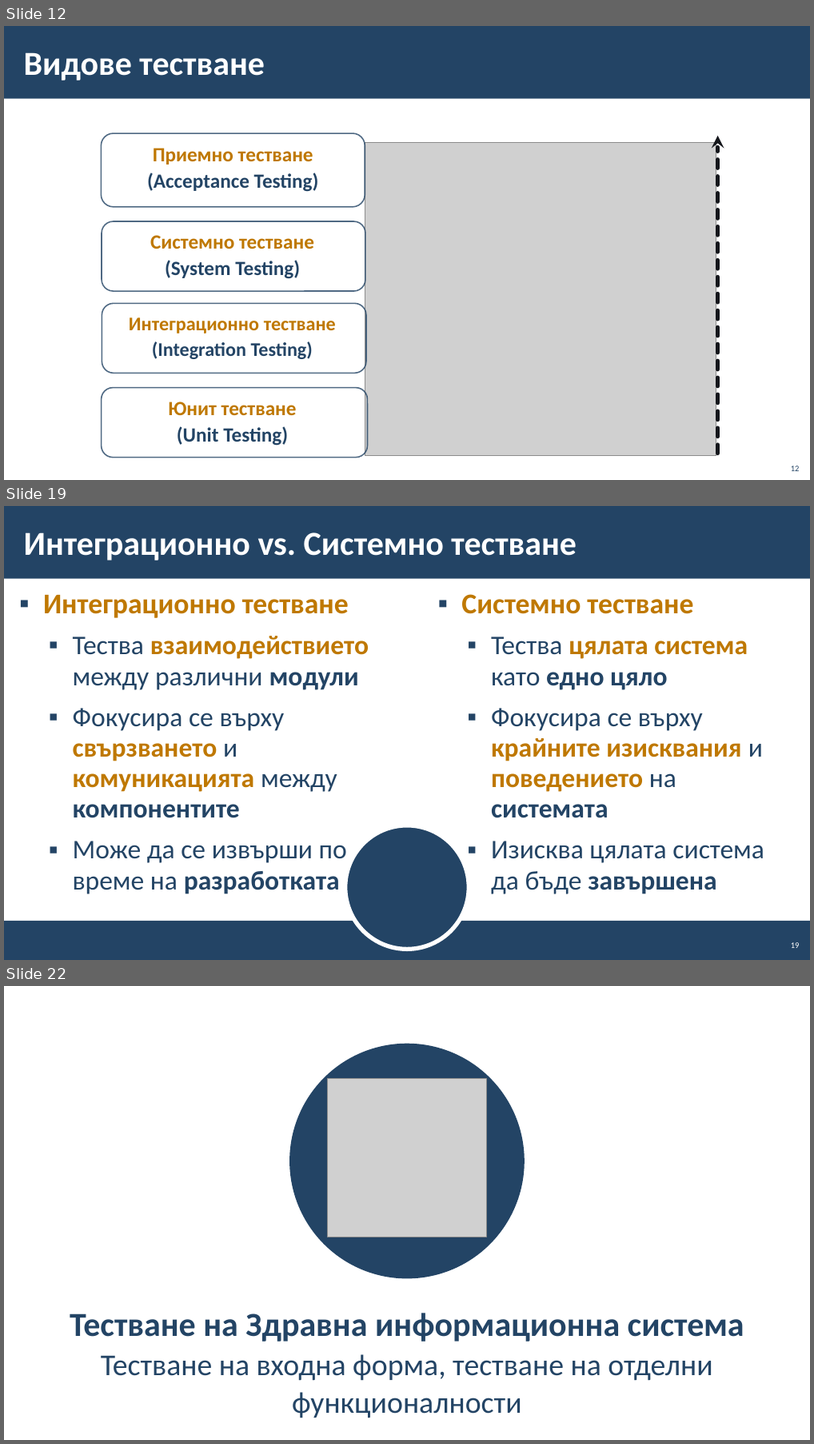
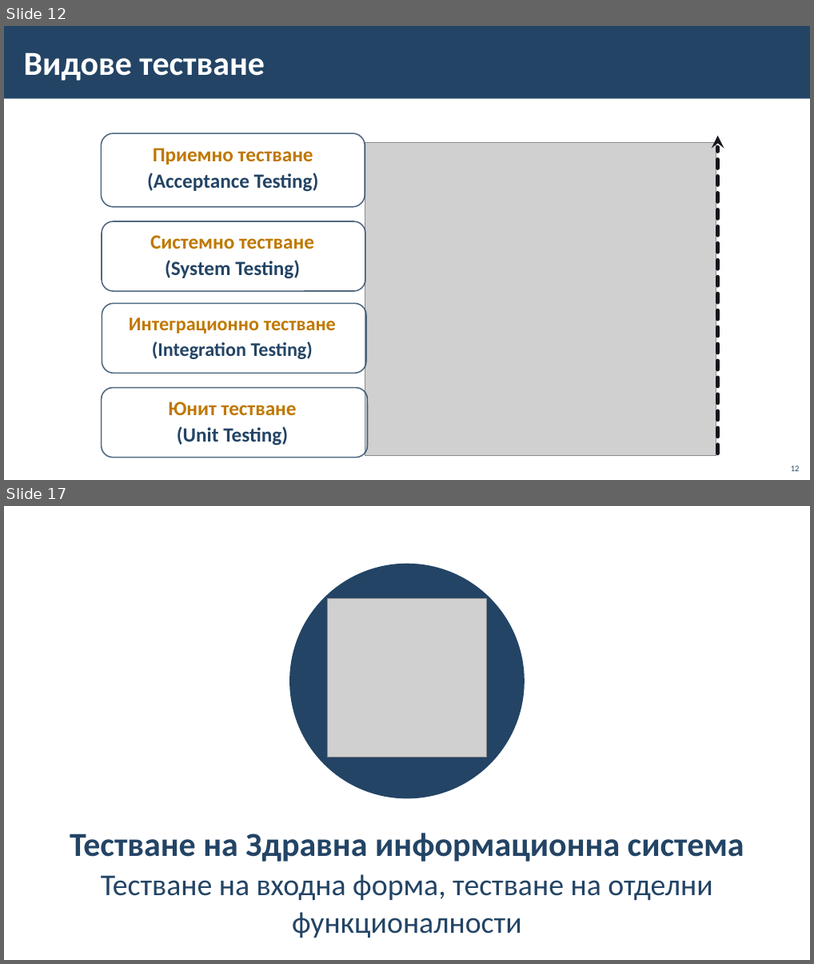
Before and after one commit to BG-IT-Edu/School-Programming, a slide deck: Courses/Software-Sciences/Module-4-Information-Systems-New/13-Information-System-Testing/13-Information-System-Testing.pptx. Shown one above the other, each under a label of ours: slides 12, 19 and 22 before the commit, slides 12 and 17 after it; the slides between them are not shown. The pictures are 814x1444 and 814x964 pixels, drawn with LibreOffice and Linux fonts; fonts in the diff are those of the drawing; grey boxes stand for pictures; background and template pictures are left out. Boxes give left, top, right and bottom in pixels: in the first picture for what was removed or moved away, otherwise in the second. Text is boxed around its words. In the diff, an @@ line names an element or a change of style, - is before the commit and + after.

```diff
--- a/Courses/Software-Sciences/Module-4-Information-Systems-New/13-Information-System-Testing/13-Information-System-Testing.pptx
+++ b/Courses/Software-Sciences/Module-4-Information-Systems-New/13-Information-System-Testing/13-Information-System-Testing.pptx
@@ slide 19 removed at (x1=4, y1=506, x2=810, y2=960), background #FFFFFF; not listed: 1 template element that a slide beside it also shows @@
@@ title removed at (x1=24, y1=532, x2=577, y2=560) @@
-Интеграционно vs. Системно тестване
@@ text removed at (x1=43, y1=595, x2=369, y2=894) @@
-▪ Интеграционно тестване
-  ▪ Тества взаимодействието между различни модули
-  ▪ Фокусира се върху свързването и комуникацията между компонентите
-  ▪ Може да се извърши по време на разработката
@@ text removed at (x1=462, y1=594, x2=765, y2=894) @@
-▪ Системно тестване
-  ▪ Тества цялата система като едно цяло
-  ▪ Фокусира се върху крайните изисквания и поведението на системата
-  ▪ Изисква цялата система да бъде завършена
@@ ellipse removed at (x1=345, y1=825, x2=469, y2=949) @@
@@ rectangle removed at (x1=4, y1=920, x2=810, y2=960) @@
@@ page number removed at (x1=791, y1=942, x2=800, y2=948) @@
-19
@@ what was slide 22 is now slide 17 @@
```
Also in this commit, not shown: 4 slides changed, 4 other slides removed.
